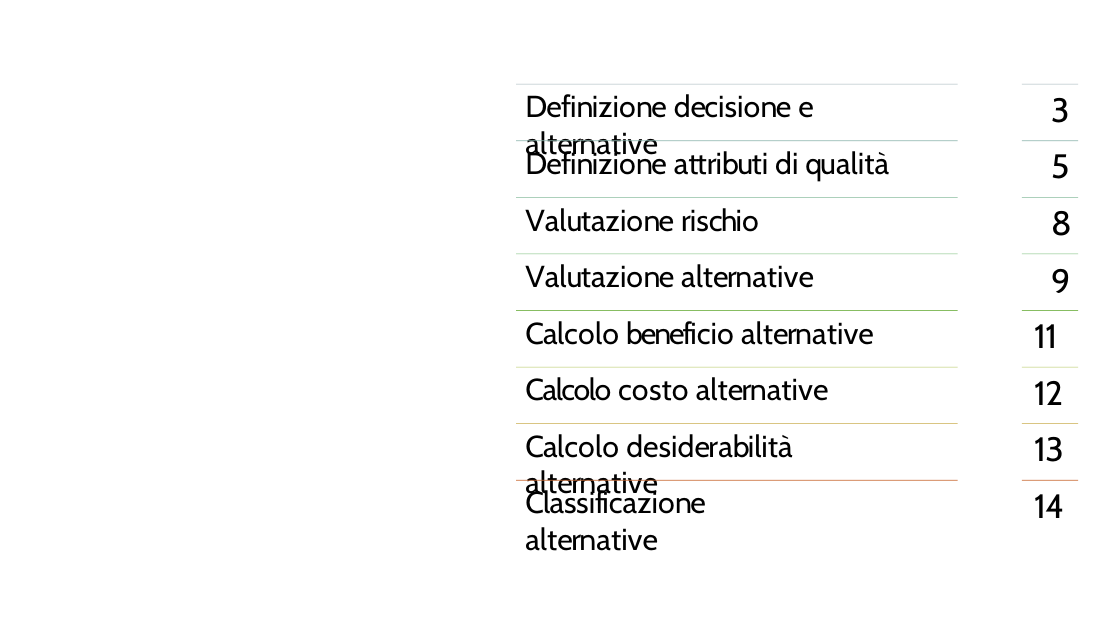
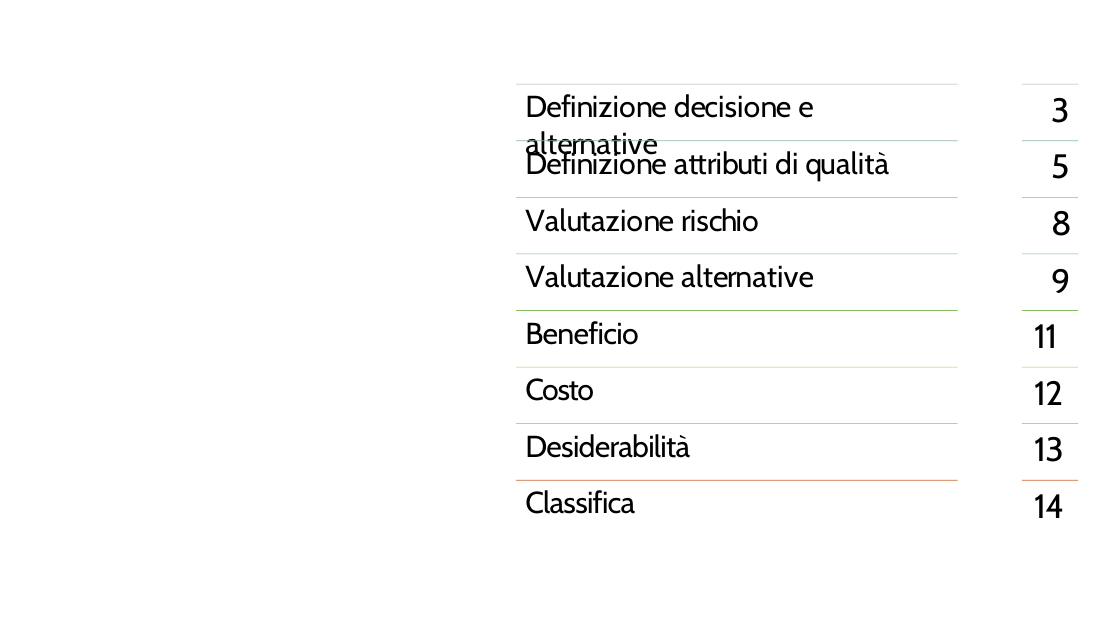
Before and after one commit to jacopofabi/ISW2-deliverables, a slide deck: slide 2 of Deliverable3/Deliverable3.pptx. Drawn at 1120x630 pixels with LibreOffice and Linux fonts; fonts in the diff are those of the drawing. Boxes give left, top, right and bottom in pixels: in the first picture for what was removed or moved away, otherwise in the second. Text is boxed around its words. In the diff, an @@ line names an element or a change of style, - is before the commit and + after.

```diff
--- a/Deliverable3/Deliverable3.pptx
+++ b/Deliverable3/Deliverable3.pptx
@@ text at (525,321,639,345): text changed @@
-Calcolo beneficio alternative
+Beneficio
@@ text at (525,378,594,401): text changed @@
-Calcolo costo alternative
+Costo
@@ text at (525,434,690,458): text changed @@
-Calcolo desiderabilità alternative
+Desiderabilità
@@ text at (525,490,635,514): text changed @@
-Classificazione alternative
+Classifica
```
Also in this commit, not shown: 5 other slides changed, 1 other file.
